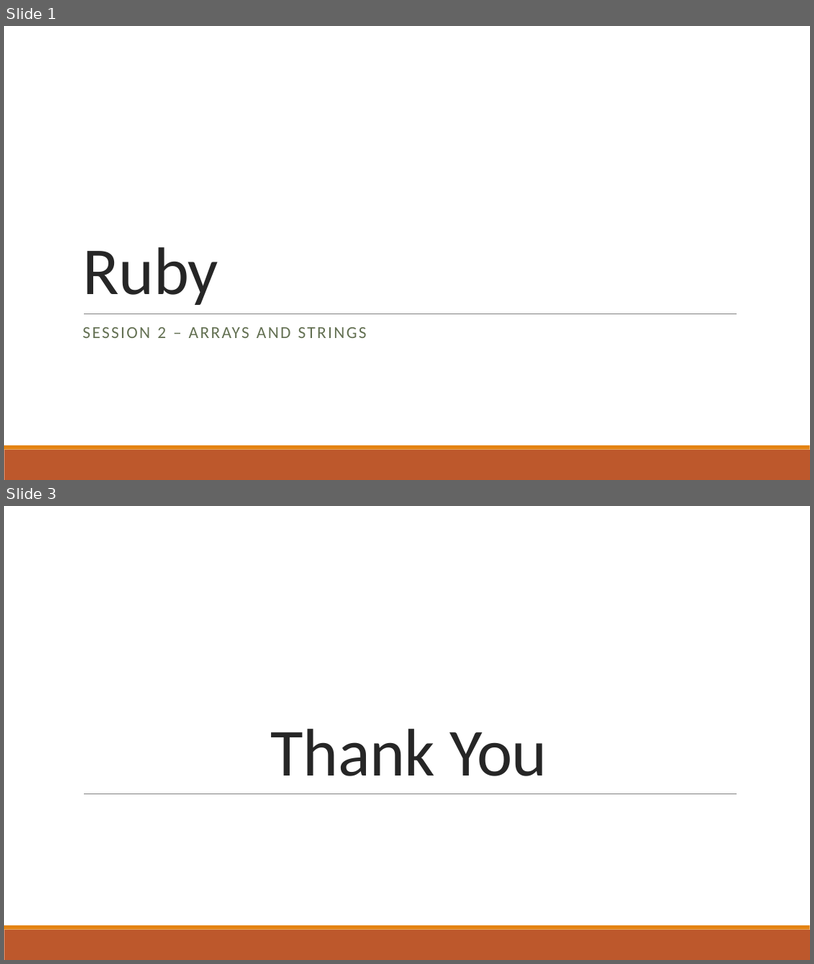
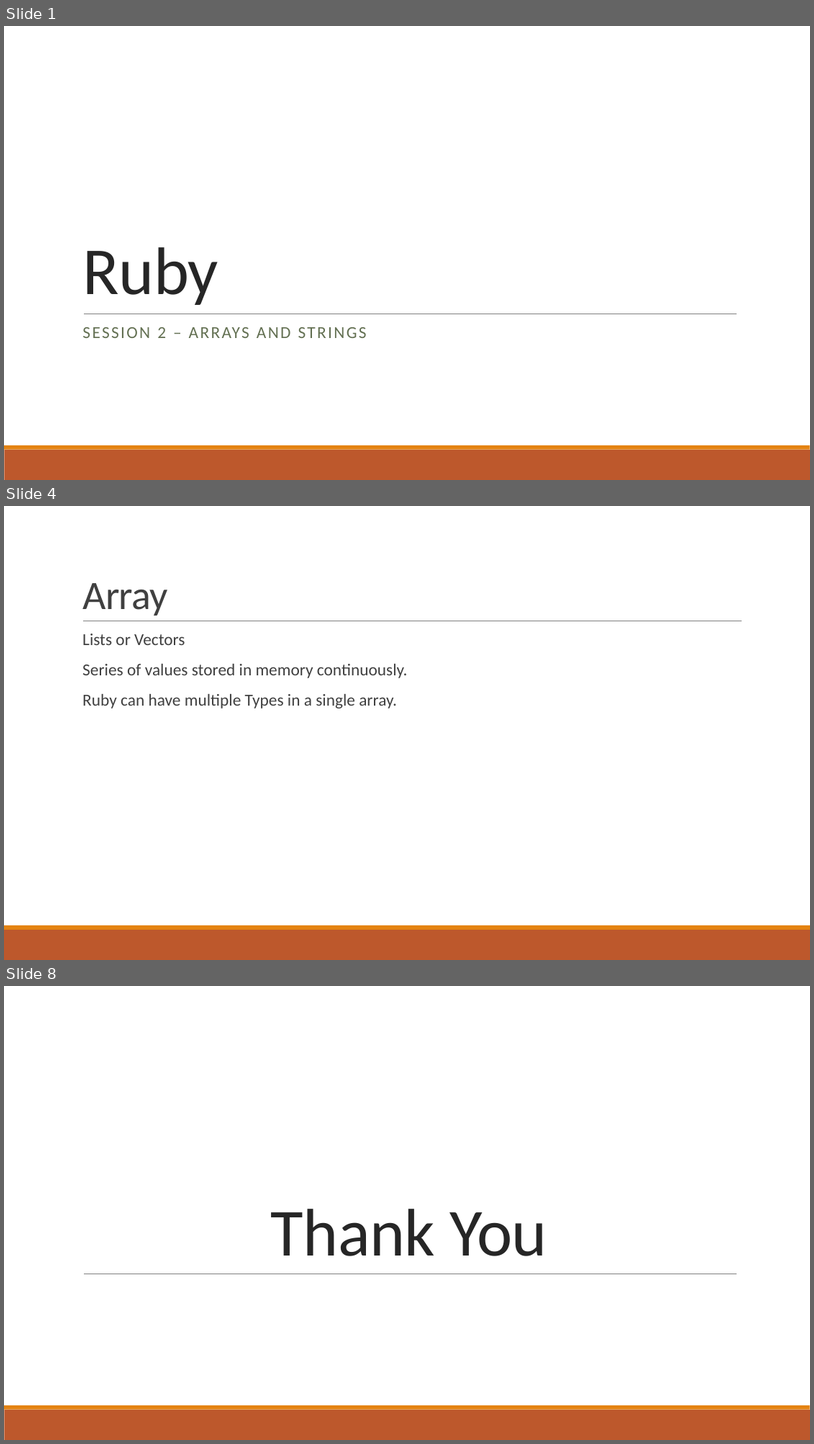
Before and after one commit to pawan9489/TeachingRuby, a slide deck: Session2-Array&Strings.pptx. Shown one above the other, each under a label of ours: slides 1 and 3 before the commit, slides 1, 4 and 8 after it; the slides between them are not shown. The pictures are 814x964 and 814x1444 pixels, drawn with LibreOffice and Linux fonts; fonts in the diff are those of the drawing. Boxes give left, top, right and bottom in pixels: in the first picture for what was removed or moved away, otherwise in the second. Text is boxed around its words. In the diff, an @@ line names an element or a change of style, - is before the commit and + after.

```diff
--- a/Session2-Array&Strings.pptx
+++ b/Session2-Array&Strings.pptx
@@ slide 4 added at (4, 506, 810, 960), background #FFFFFF; not listed: 2 template elements that a slide beside it also shows @@
@@ title added at (82, 583, 168, 615), 48 pt, text #404040 @@
+Array
@@ text added at (82, 633, 408, 708), 20 pt, text #404040 @@
+  Lists or Vectors
+  Series of values stored in memory continuously.
+  Ruby can have multiple Types in a single array.
@@ line added from (83, 621) to (743, 621), #808080 0.5 pt @@
@@ what was slide 3 is now slide 8 @@
```
Also in this commit, not shown: 5 other slides added, 1 slide removed, 2 other files.
